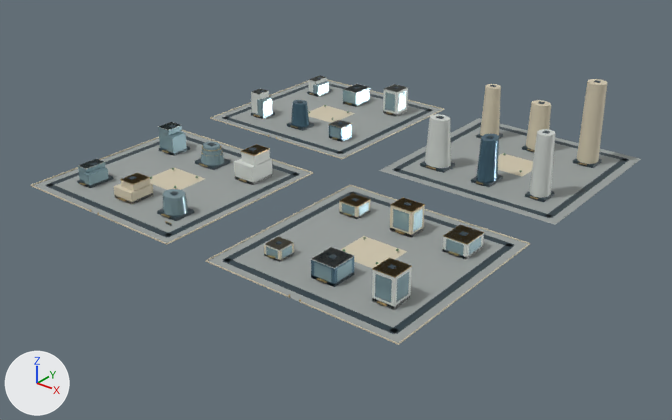
Before and after pictures for a commit that changed the glTF model web/public/assets/3d/ampliworld/GC-CITY-2030/GC-TILE-11-23.glb.
Camera for both pictures: a 50 mm lens placed at (1920.0, -9179.0, 650.0), pointed at (1023.0, -8057.0, -45.0). Arrows for +X, +Y and +Z are at lower left; the lights stay in place. The older version comes first. Where no turn or scale is listed for an object, it has been applied to the vertices. Vertices at exactly the same position are counted once.

Names of what the first picture shows: 'GC-TILE-11-23-blue', 'GC-TILE-11-23-dark', 'GC-TILE-11-23-glass', 'GC-TILE-11-23-gold', 'GC-TILE-11-23-ivory', 'GC-TILE-11-23-leaf', 'GC-TILE-11-23-paving', 'GC-TILE-11-23-white'.
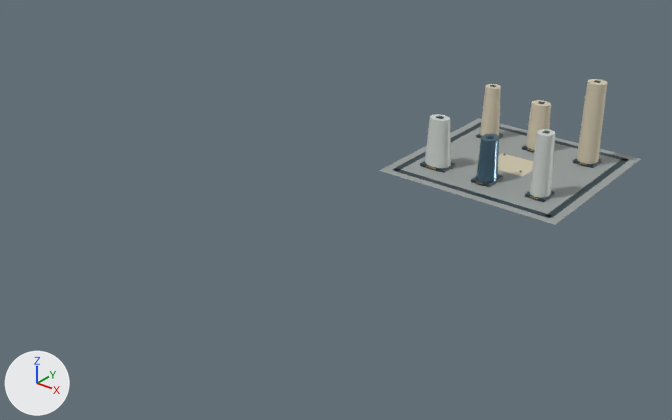
What differs and where, as boxes (x1, y1, x2, y2) in the pictures (672 x 420 px):
'GC-TILE-11-23-paving', reshaped (57% narrower, 59% shorter): before (33, 80, 641, 343); after (379, 118, 641, 225)
'GC-TILE-11-23-ivory', reshaped (78% narrower, 63% shorter): before (31, 79, 607, 345); after (480, 79, 607, 177)
'GC-TILE-11-23-dark', reshaped (59% narrower, 46% shorter): before (46, 77, 629, 334); after (392, 80, 629, 218)
'GC-TILE-11-23-glass', deleted: before (78, 81, 482, 303)
'GC-TILE-11-23-white', reshaped (73% narrower, 64% shorter): before (79, 75, 555, 310); after (425, 114, 555, 198)
'GC-TILE-11-23-blue', reshaped (89% narrower, 73% shorter): before (291, 100, 499, 287); after (476, 134, 499, 183)
'GC-TILE-11-23-gold', reshaped: before (80, 93, 587, 306); after (426, 137, 587, 199)
'GC-TILE-11-23-leaf', reshaped (not visible afterwards): before (150, 105, 522, 264)
part 1 of me_mesh_0, deleted: before (213, 80, 442, 158)
part 2 of me_mesh_0, deleted: before (33, 131, 310, 243)
part 3 of me_mesh_0, deleted: before (208, 186, 528, 343)
part 4 of me_mesh_1, deleted: before (46, 77, 515, 334)
part 5 of me_mesh_2, deleted: before (31, 79, 530, 345)
part 6 of me_mesh_4, deleted: before (150, 105, 399, 264)
part 7 of me_mesh_5, deleted: before (80, 93, 484, 306)
part 8 of me_mesh_6, deleted: before (79, 75, 484, 310)
part 9 of me_mesh_8, deleted (blue): before (291, 100, 310, 127)
part 10 of me_mesh_8, deleted: before (311, 248, 354, 287)
part 11 of me_mesh_8, deleted: before (329, 120, 352, 142)

The change, as a diff of the scene's bpy script:
```diff
--- a/web/public/assets/3d/ampliworld/GC-CITY-2030/GC-TILE-11-23.glb.py
+++ b/web/public/assets/3d/ampliworld/GC-CITY-2030/GC-TILE-11-23.glb.py
@@ me_mesh_0 @@
-me_mesh_0.from_pydata(...)  # 32 vertices, 48 faces; spans x 621.0..1379.0, y -8379.0..-7621.0, z 0.0
+me_mesh_0.from_pydata(...)  # 8 vertices, 12 faces; spans x 1041.0..1379.0, y -7959.0..-7621.0, z 0.0
+# me_mesh_0 part 1: the loose piece of 8 vertices spanning x 621.0..959.0, y -7959.0..-7621.0, z 0.0 is deleted
+# me_mesh_0 part 2: the loose piece of 8 vertices spanning x 621.0..959.0, y -8379.0..-8041.0, z 0.0 is deleted
+# me_mesh_0 part 3: the loose piece of 8 vertices spanning x 1041.0..1379.0, y -8379.0..-8041.0, z 0.0 is deleted
 me_mesh_0.materials.append(mat_paving)
@@ me_mesh_1 @@
-me_mesh_1.from_pydata(...)  # 520 vertices, 780 faces; spans x 636.0..1364.0, y -8364.0..-7636.0, z 0.0..152.0
+me_mesh_1.from_pydata(...)  # 128 vertices, 192 faces; spans x 1056.0..1364.0, y -7944.0..-7636.0, z 0.0..152.0
+# me_mesh_1 part 4: 49 loose pieces with 392 vertices, spanning x 636.0..1364.0, y -8364.0..-7636.0, z 0.0..53.0, are deleted
 me_mesh_1.materials.append(mat_dark)
@@ me_mesh_2 @@
-me_mesh_2.from_pydata(...)  # 258 vertices, 408 faces; spans x 620.0..1380.0, y -8380.0..-7620.0, z 0.0..150.0
+me_mesh_2.from_pydata(...)  # 74 vertices, 132 faces; spans x 1092.0..1328.0, y -7826.0..-7680.0, z 0.0..150.0
+# me_mesh_2 part 5: 23 loose pieces with 184 vertices, spanning x 620.0..1380.0, y -8380.0..-7620.0, z 0.0..44.0, are deleted
 me_mesh_2.materials.append(mat_ivory)
@@ me_mesh_4 @@
-me_mesh_4.from_pydata(...)  # 192 vertices, 320 faces; spans x 758.0..1242.0, y -8237.0..-7763.0, z 2.0..6.0
+me_mesh_4.from_pydata(...)  # 48 vertices, 80 faces; spans x 1178.0..1242.0, y -7817.0..-7763.0, z 2.0..6.0
+# me_mesh_4 part 6: 12 loose pieces with 144 vertices, spanning x 758.0..1242.0, y -8237.0..-7763.0, z 2.0..6.0, are deleted
 me_mesh_4.materials.append(mat_leaf)
@@ me_mesh_5 @@
-me_mesh_5.from_pydata(...)  # 970 vertices, 1644 faces; spans x 681.0..1331.0, y -8380.0..-7681.0, z 0.0..129.0
+me_mesh_5.from_pydata(...)  # 444 vertices, 792 faces; spans x 1088.0..1327.0, y -7905.0..-7681.0, z 4.0..129.0
+# me_mesh_5 part 7: 50 loose pieces with 526 vertices, spanning x 681.0..1331.0, y -8380.0..-7717.0, z 0.0..52.0, are deleted
 me_mesh_5.materials.append(mat_gold)
@@ me_mesh_6 @@
-me_mesh_6.from_pydata(...)  # 164 vertices, 260 faces; spans x 669.0..1330.0, y -8321.0..-7674.0, z 0.0..112.0
+me_mesh_6.from_pydata(...)  # 44 vertices, 80 faces; spans x 1087.0..1326.0, y -7897.0..-7859.0, z 5.0..112.0
+# me_mesh_6 part 8: 15 loose pieces with 120 vertices, spanning x 669.0..1330.0, y -8321.0..-7674.0, z 0.0..52.0, are deleted
 me_mesh_6.materials.append(mat_white)
@@ me_mesh_8 @@
-me_mesh_8.from_pydata(...)  # 60 vertices, 104 faces; spans x 771.0..1231.0, y -8320.0..-7855.0, z 0.0..79.0
+me_mesh_8.from_pydata(...)  # 22 vertices, 40 faces; spans x 1193.0..1227.0, y -7901.0..-7855.0, z 5.0..79.0
+# me_mesh_8 part 9: the loose piece of 22 vertices spanning x 771.0..809.0, y -7895.0..-7861.0, z 5.0..49.0 is deleted
+# me_mesh_8 part 10: the loose piece of 8 vertices spanning x 1189.0..1231.0, y -8320.0..-8276.0, z 0.0..30.0 is deleted
+# me_mesh_8 part 11: the loose piece of 8 vertices spanning x 874.0..906.0, y -7893.0..-7863.0, z 0.0..28.0 is deleted
 me_mesh_8.materials.append(mat_blue)
@@ ob_gc_tile_11_23_glass @@
-ob_gc_tile_11_23_glass = bpy.data.objects.new('GC-TILE-11-23-glass', me_mesh_7)
```
